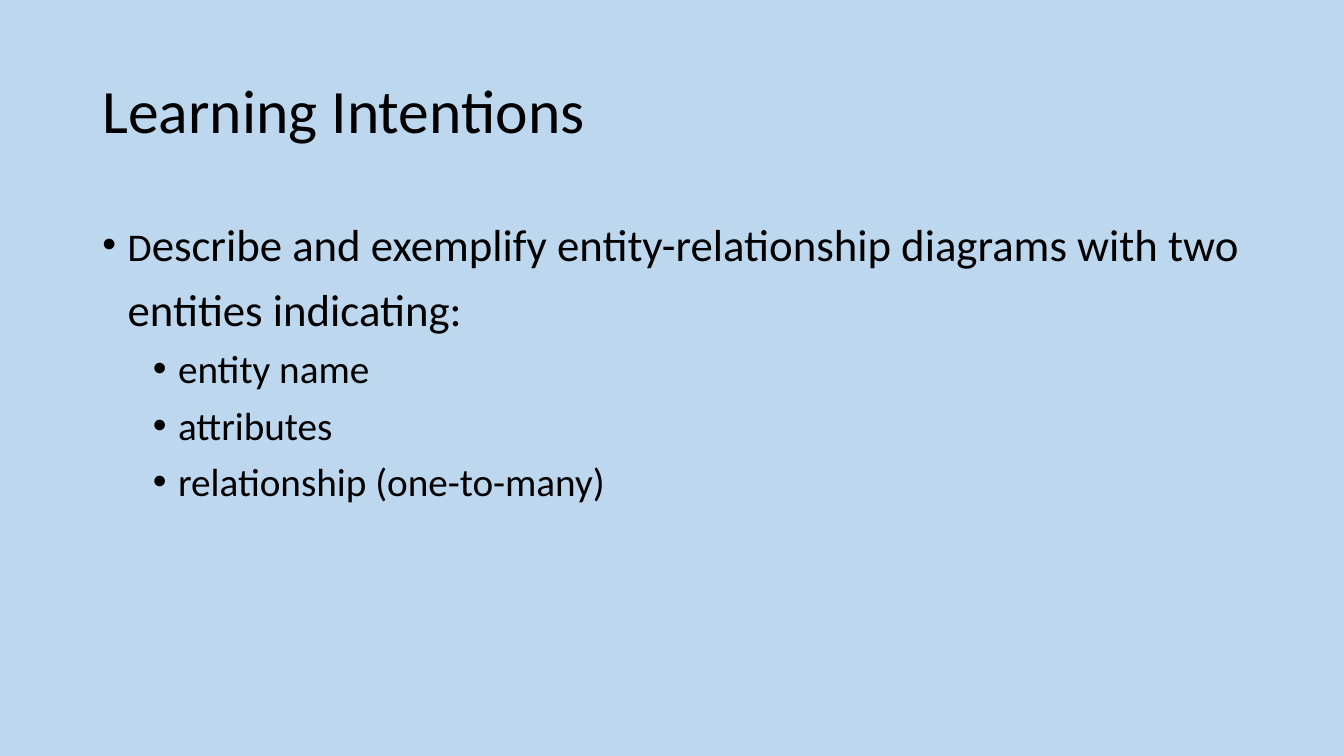
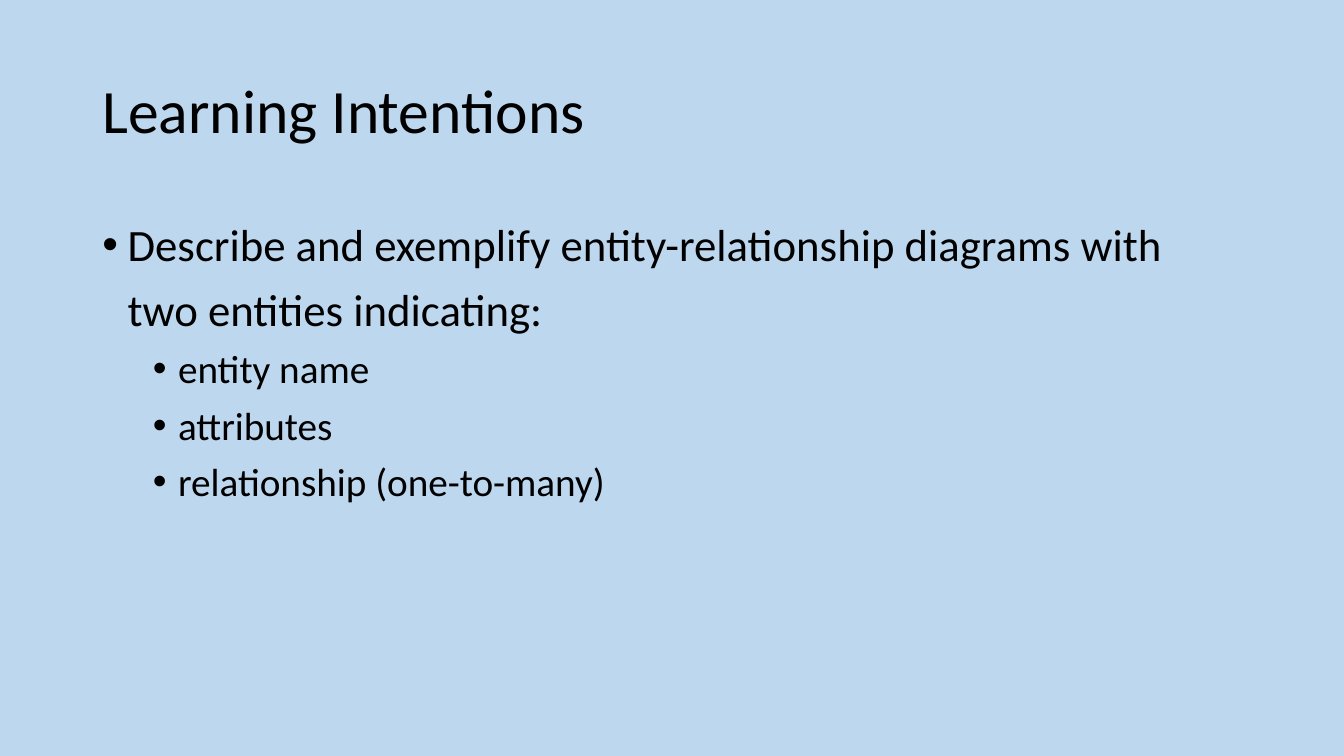
Before and after one commit to MrFriendCS/MrFriendCS.github.io, a slide deck: slide 173 of n5-cs/ddd/N5 CS DDD Slides.pptx. Drawn at 1344x756 pixels with LibreOffice and Linux fonts; fonts in the diff are those of the drawing. Boxes give left, top, right and bottom in pixels: in the first picture for what was removed or moved away, otherwise in the second. Text is boxed around its words. In the diff, an @@ line names an element or a change of style, - is before the commit and + after.

```diff
--- a/n5-cs/ddd/N5 CS DDD Slides.pptx
+++ b/n5-cs/ddd/N5 CS DDD Slides.pptx
@@ text at (x1=128, y1=230, x2=1162, y2=334): size 28 to 32 pt in "Describe" @@
```
Also in this commit, not shown: 21 other slides changed, 1 other file.
